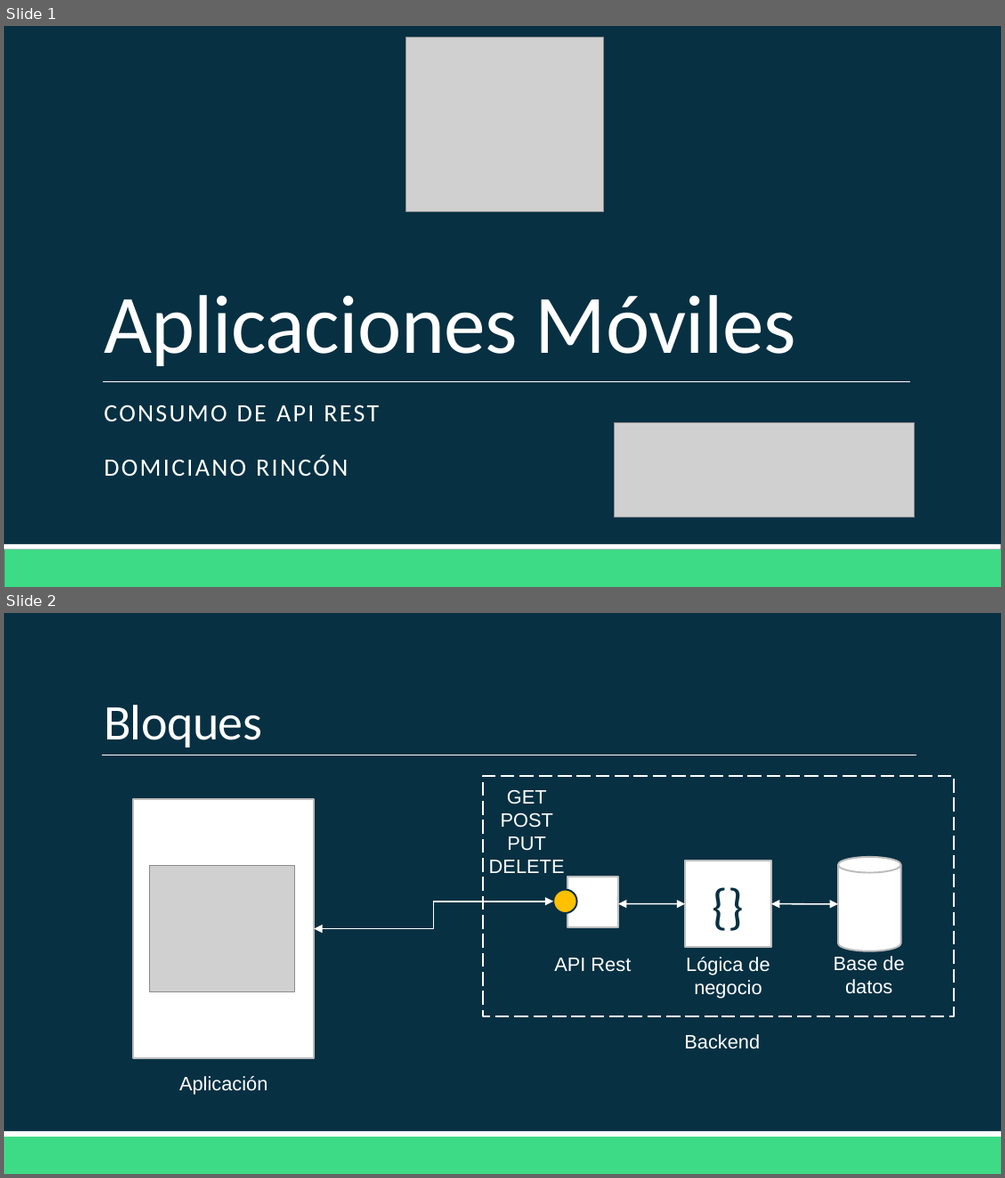
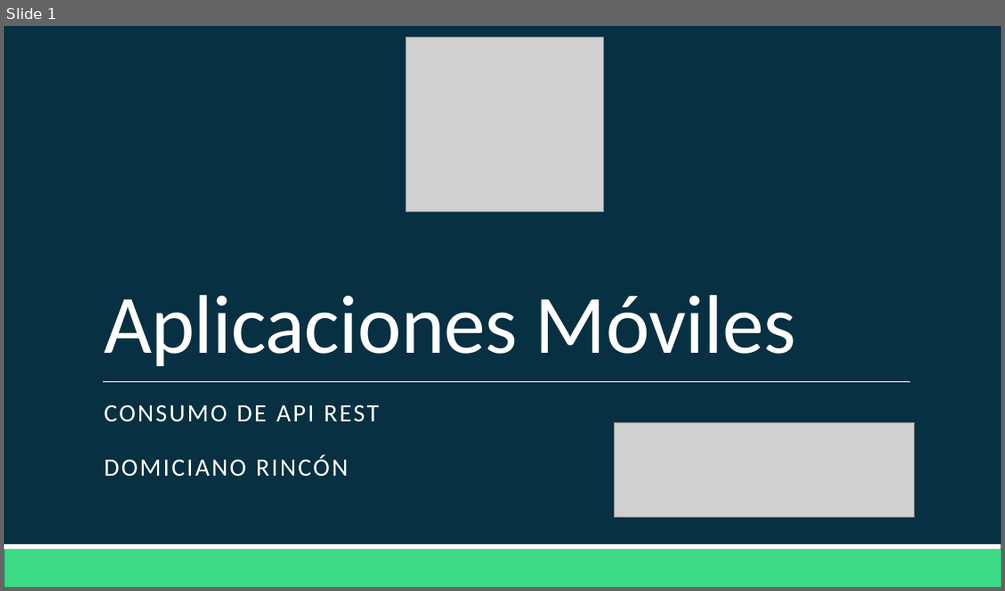
Before and after one commit to Domiciano/AppMoviles201, a slide deck: Clase 12/Clase 12.pptx. Shown one above the other, each under a label of ours: slides 1 and 2 before the commit, slide 1 after it. The pictures are 1005x1178 and 1005x591 pixels, drawn with LibreOffice and Linux fonts; fonts in the diff are those of the drawing; grey boxes stand for pictures. Boxes give left, top, right and bottom in pixels: in the first picture for what was removed or moved away, otherwise in the second. Text is boxed around its words. In the diff, an @@ line names an element or a change of style, - is before the commit and + after.

```diff
--- a/Clase 12/Clase 12.pptx
+++ b/Clase 12/Clase 12.pptx
@@ slide 2 removed at (4,613,1001,1174), background #073042; not listed: 2 template elements that a slide beside it also shows @@
@@ title removed at (104,705,262,747) @@
-Bloques
@@ line removed from (102, 755) to (916, 755) @@
@@ rectangle removed at (134,799,314,1059) @@
@@ rectangle removed at (483,776,953,1015) @@
@@ text removed at (489,789,565,873) @@
-GET POST PUT
-DELETE
@@ picture removed at (150,865,294,992) @@
@@ rectangle removed at (567,876,618,927) @@
@@ rectangle removed at (685,860,771,947) @@
-{}
@@ cylinder removed at (838,857,901,951) @@
@@ elbow double arrow removed from (314, 929) to (553, 901) @@
@@ ellipse removed at (553,889,577,913) @@
@@ double arrow removed from (618, 904) to (685, 904) @@
@@ double arrow removed from (771, 904) to (838, 904) @@
@@ text removed at (554,957,631,972) @@
-API Rest
@@ text removed at (686,957,769,998) @@
-Lógica de negocio
@@ text removed at (833,956,904,994) @@
-Base de datos
@@ text removed at (684,1034,760,1049) @@
-Backend
@@ text removed at (179,1076,267,1094) @@
-Aplicación
```
Also in this commit, not shown: 1 slide changed, 26 slides added, 45 other slides removed.
